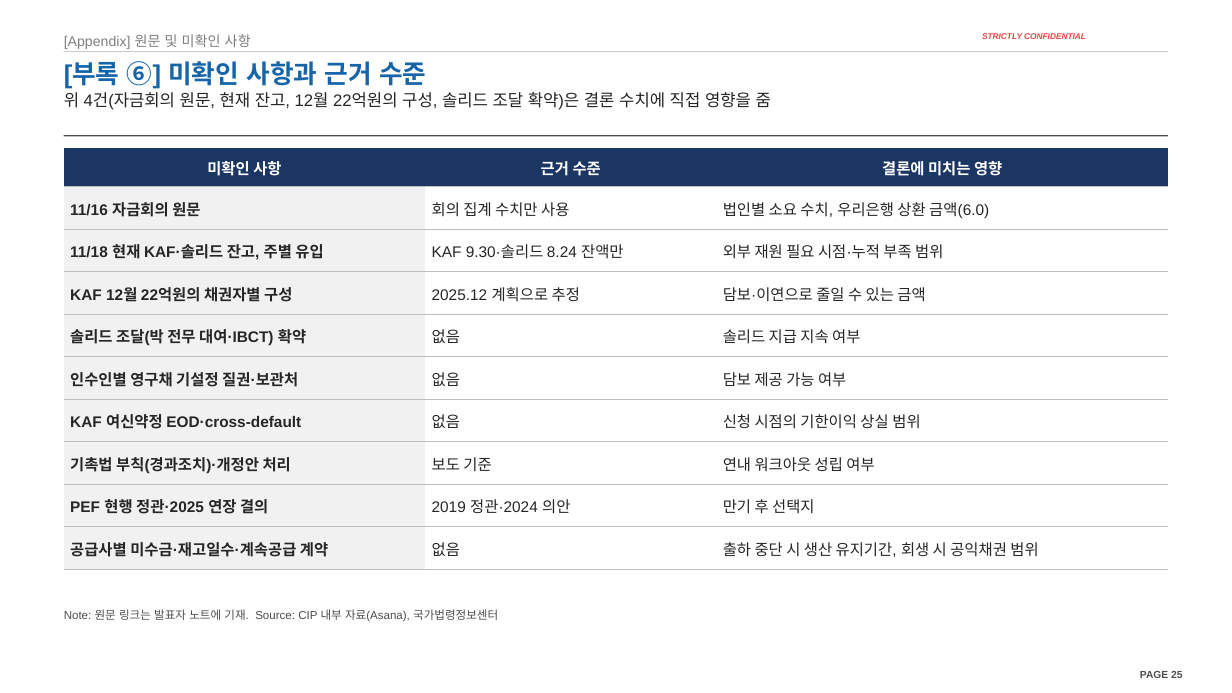
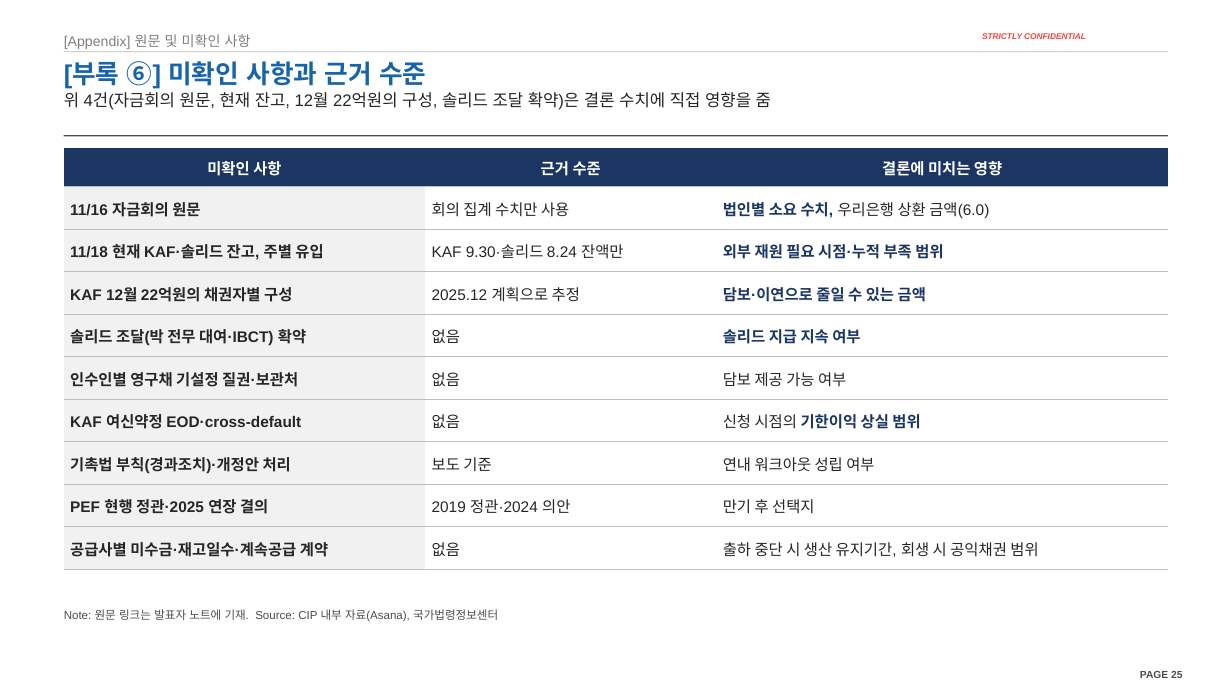
Before and after one commit to jogyesung/GS-Secretary, a slide deck: slide 25 of outputs/CIP_KAF_솔리드_자금조달차질_시나리오_20261118.pptx. Drawn at 1232x693 pixels with LibreOffice and Linux fonts; fonts in the diff are those of the drawing; background and template pictures are left out. Boxes give left, top, right and bottom in pixels: in the first picture for what was removed or moved away, otherwise in the second. Text is boxed around its words. In the diff, an @@ line names an element or a change of style, - is before the commit and + after.

```diff
--- a/outputs/CIP_KAF_솔리드_자금조달차질_시나리오_20261118.pptx
+++ b/outputs/CIP_KAF_솔리드_자금조달차질_시나리오_20261118.pptx
@@ table at (x1=64, y1=148, x2=1168, y2=569) @@
@@ text colour #262626 to #1C3664, bold on in "법인별 소요 수치,", "외부 재원 필요 시점·누적 부족 범위", "담보·이연으로 줄일 수 있는 금액", "솔리드 지급 지속 여부" and 1 more places @@
```
Also in this commit, not shown: 7 other slides changed, 1 other file.
